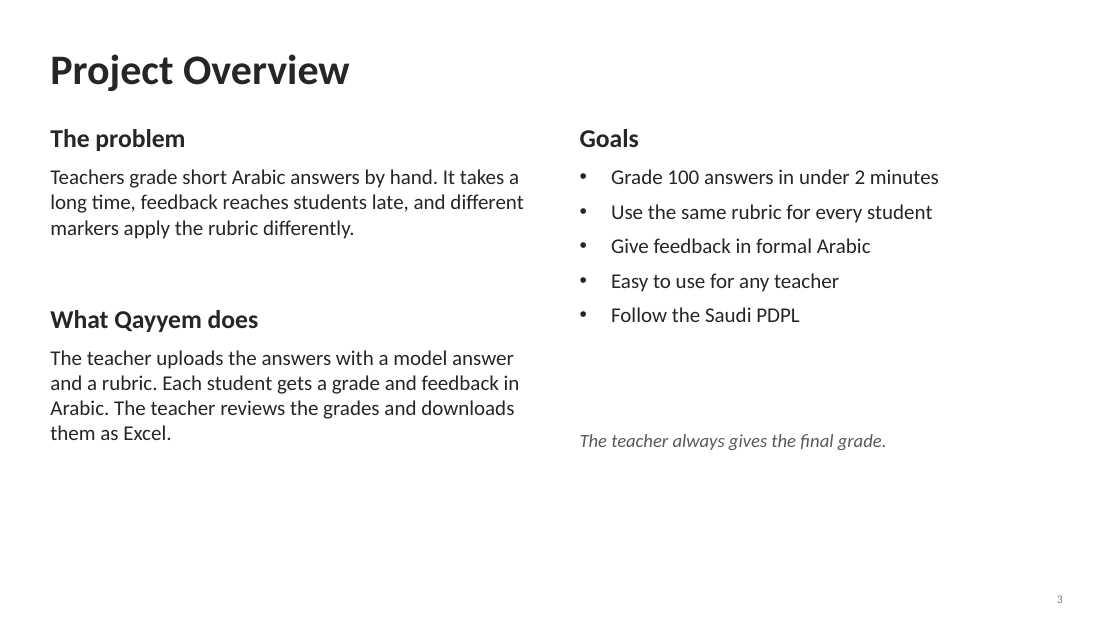
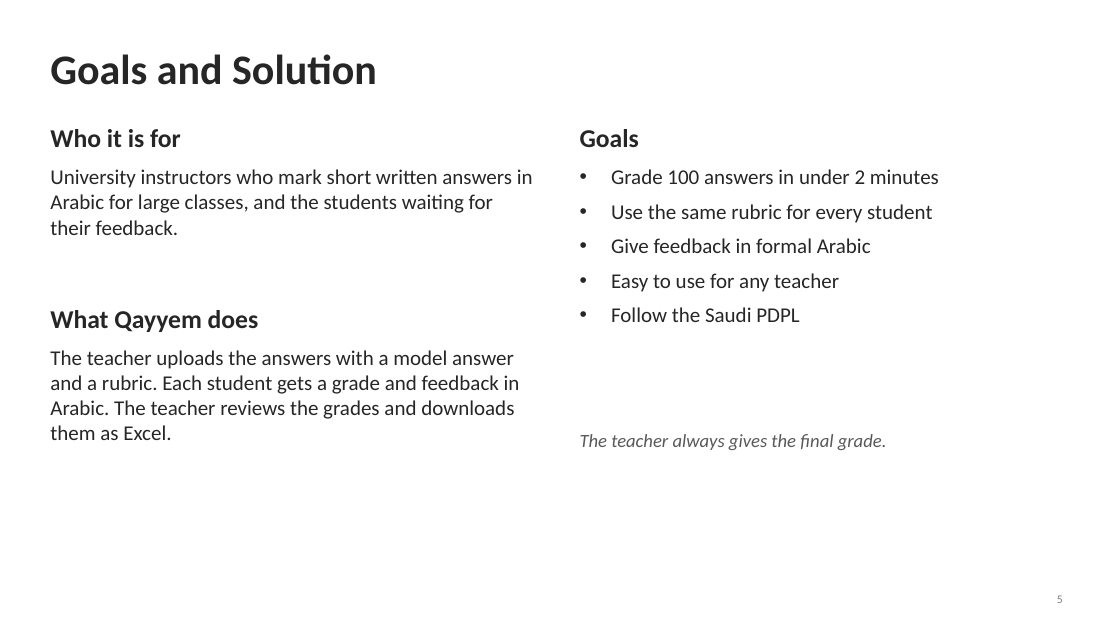
Before and after one commit to saif12ibr-pixel/qayyem, a slide deck: slide 5 of DOCUMENTS/Qayyem_Final_Defense.pptx (slide 3 before the commit). Drawn at 1120x630 pixels with LibreOffice and Linux fonts; fonts in the diff are those of the drawing. Boxes give left, top, right and bottom in pixels: in the first picture for what was removed or moved away, otherwise in the second. Text is boxed around its words. In the diff, an @@ line names an element or a change of style, - is before the commit and + after.

```diff
--- a/DOCUMENTS/Qayyem_Final_Defense.pptx
+++ b/DOCUMENTS/Qayyem_Final_Defense.pptx
@@ title at [50,54,377,85]: text changed @@
-Project Overview
+Goals and Solution
@@ text at [50,129,181,147]: text changed @@
-The problem
+Who it is for
@@ text at [50,169,533,235]: text changed @@
-Teachers grade short Arabic answers by hand. It takes a long time, feedback reaches students late, and different markers apply the rubric differently.
+University instructors who mark short written answers in Arabic for large classes, and the students waiting for their feedback.
```
Also in this commit, not shown: 2 other slides changed, 7 slides added, 8 other files.
